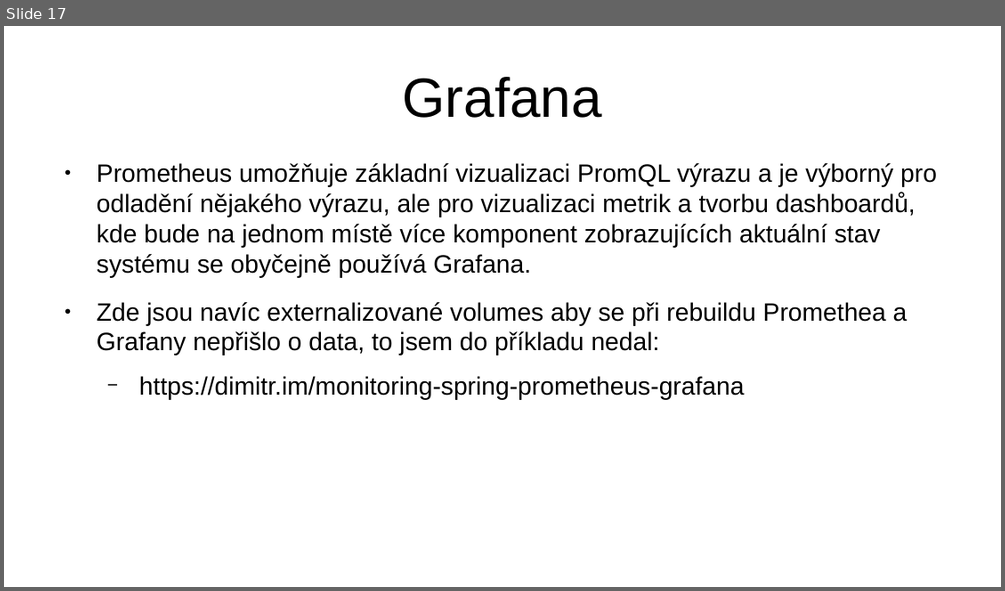
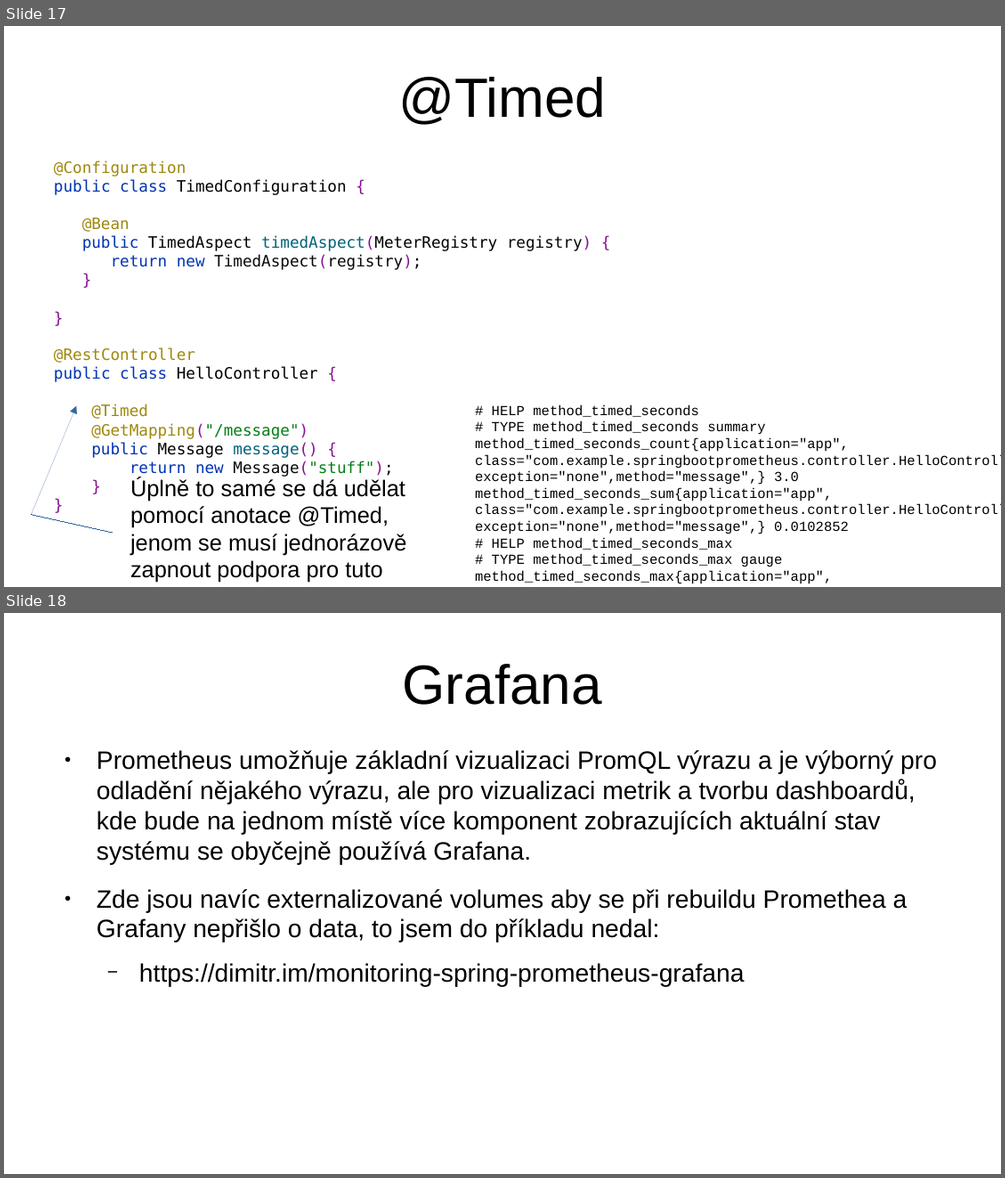
Before and after one commit to jirkapinkas/javadays-2020, a slide deck: prometheus/Prednaska.odp. Shown one above the other, each under a label of ours: slide 17 before the commit, slides 17 and 18 after it. The pictures are 1005x591 and 1005x1178 pixels, drawn with LibreOffice and Linux fonts; fonts in the diff are those of the drawing. Boxes give left, top, right and bottom in pixels: in the first picture for what was removed or moved away, otherwise in the second. Text is boxed around its words. In the diff, an @@ line names an element or a change of style, - is before the commit and + after.

```diff
--- a/prometheus/Prednaska.odp
+++ b/prometheus/Prednaska.odp
@@ slide 17 added at box(4, 26, 1001, 587), background #FFFFFF @@
@@ title added at box(398, 77, 606, 125), 44 pt, text #000000 @@
+@Timed
@@ text added at box(54, 160, 591, 477), 12.5 pt, text #000000 @@
+@Configuration
+public class TimedConfiguration {
+@Bean
+public TimedAspect timedAspect(MeterRegistry registry) {
+return new TimedAspect(registry);
+}
+}
+@RestController
+public class HelloController {
+@Timed
+@GetMapping("/message")
+public Message message() {
+return new Message("stuff");
+}
+}
@@ arrow added from (31, 515) to (76, 406), #3465A4 0 pt @@
@@ text added at box(475, 404, 1001, 584), 11 pt, text #000000 @@
+# HELP method_timed_seconds
+# TYPE method_timed_seconds summary
+method_timed_seconds_count{application="app",
+class="com.example.springbootprometheus.controller.HelloController",
+exception="none",method="message",} 3.0
+method_timed_seconds_sum{application="app",
+class="com.example.springbootprometheus.controller.HelloController",
+exception="none",method="message",} 0.0102852
+# HELP method_timed_seconds_max
+# TYPE method_timed_seconds_max gauge
+method_timed_seconds_max{application="app",
+class="com.example.springbootprometheus.controller.HelloController",
+exception="none",method="message",} 0.0101703
@@ text added at box(130, 477, 406, 582), 18 pt, text #000000 @@
+Úplně to samé se dá udělat pomocí anotace @Timed, jenom se musí jednorázově zapnout podpora pro tuto funkcionalitu.
@@ line added from (31, 515) to (113, 532), #3465A4 0 pt @@
@@ what was slide 17 is now slide 18 @@
```
Also in this commit, not shown: 1 other file.
